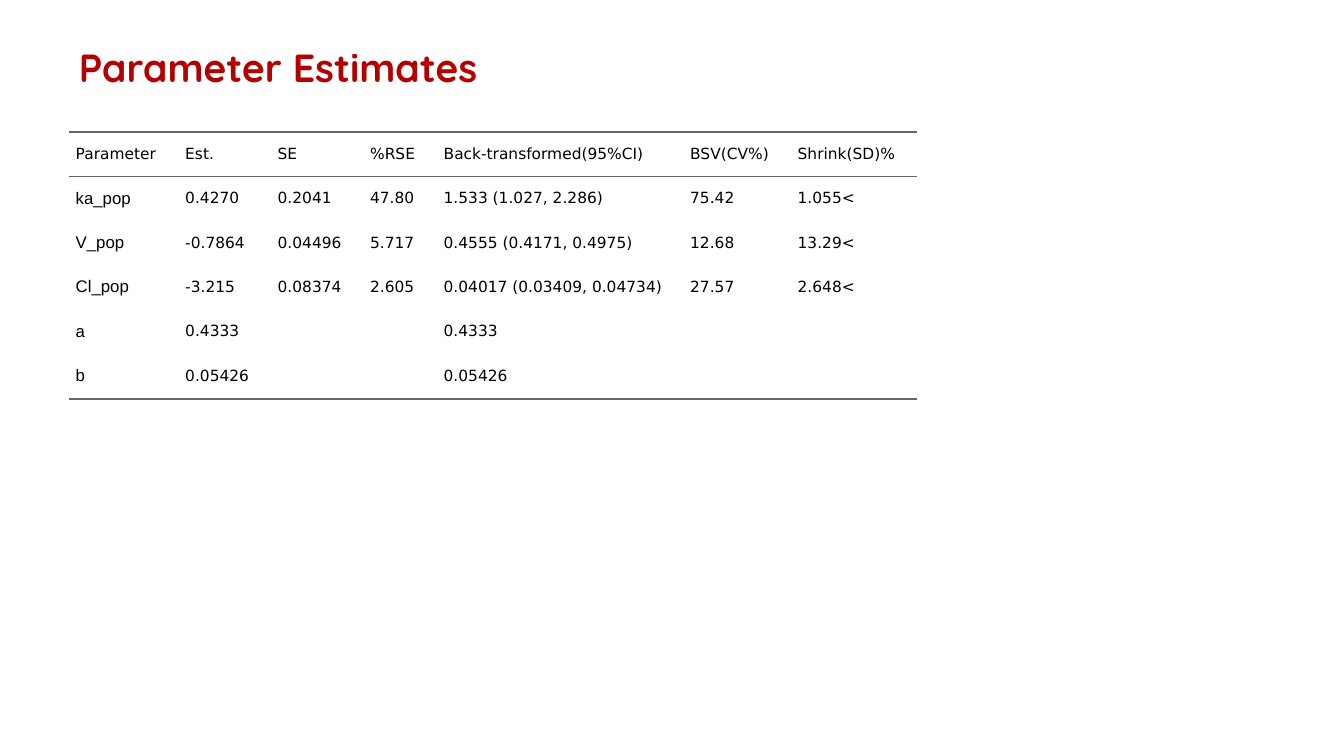
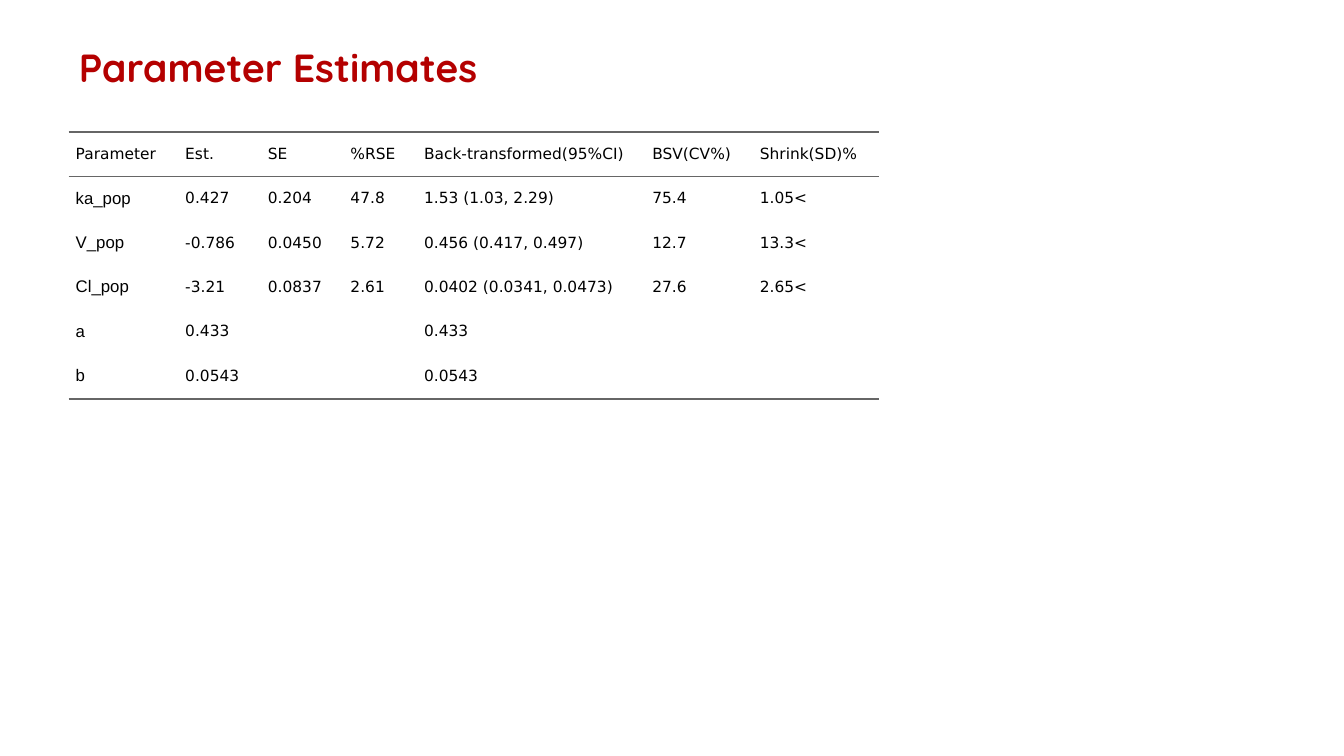
Before and after one commit to nlmixr2/monolix2rx, a slide deck: slide 1 of articles/mod-PowerPoint.pptx. Drawn at 1344x756 pixels with LibreOffice and Linux fonts; fonts in the diff are those of the drawing; background and template pictures are left out. Boxes give left, top, right and bottom in pixels: in the first picture for what was removed or moved away, otherwise in the second. Text is boxed around its words. In the diff, an @@ line names an element or a change of style, - is before the commit and + after.

```diff
--- a/articles/mod-PowerPoint.pptx
+++ b/articles/mod-PowerPoint.pptx
@@ table at (x1=69, y1=132, x2=879, y2=704) @@
-row 2: ka_pop | 0.4270 | 0.2041 | 47.80 | 1.533 (1.027, 2.286) | 75.42 | 1.055<
+row 2: ka_pop | 0.427 | 0.204 | 47.8 | 1.53 (1.03, 2.29) | 75.4 | 1.05<
-row 3: V_pop | -0.7864 | 0.04496 | 5.717 | 0.4555 (0.4171, 0.4975) | 12.68 | 13.29<
+row 3: V_pop | -0.786 | 0.0450 | 5.72 | 0.456 (0.417, 0.497) | 12.7 | 13.3<
-row 4: Cl_pop | -3.215 | 0.08374 | 2.605 | 0.04017 (0.03409, 0.04734) | 27.57 | 2.648<
+row 4: Cl_pop | -3.21 | 0.0837 | 2.61 | 0.0402 (0.0341, 0.0473) | 27.6 | 2.65<
-row 5, column 2: 0.4333
+row 5, column 2: 0.433
-row 5, column 5: 0.4333
+row 5, column 5: 0.433
-row 6, column 2: 0.05426
+row 6, column 2: 0.0543
-row 6, column 5: 0.05426
+row 6, column 5: 0.0543
@@ table resized from (x1=69, y1=132, x2=919, y2=704) to (x1=69, y1=132, x2=879, y2=704) @@
```
Also in this commit, not shown: 21 other files.
